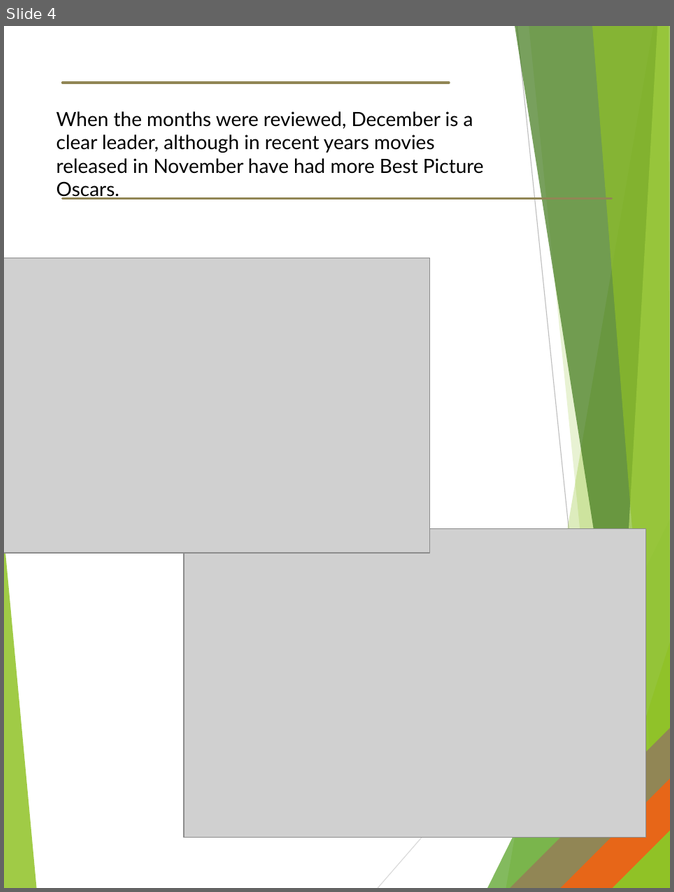
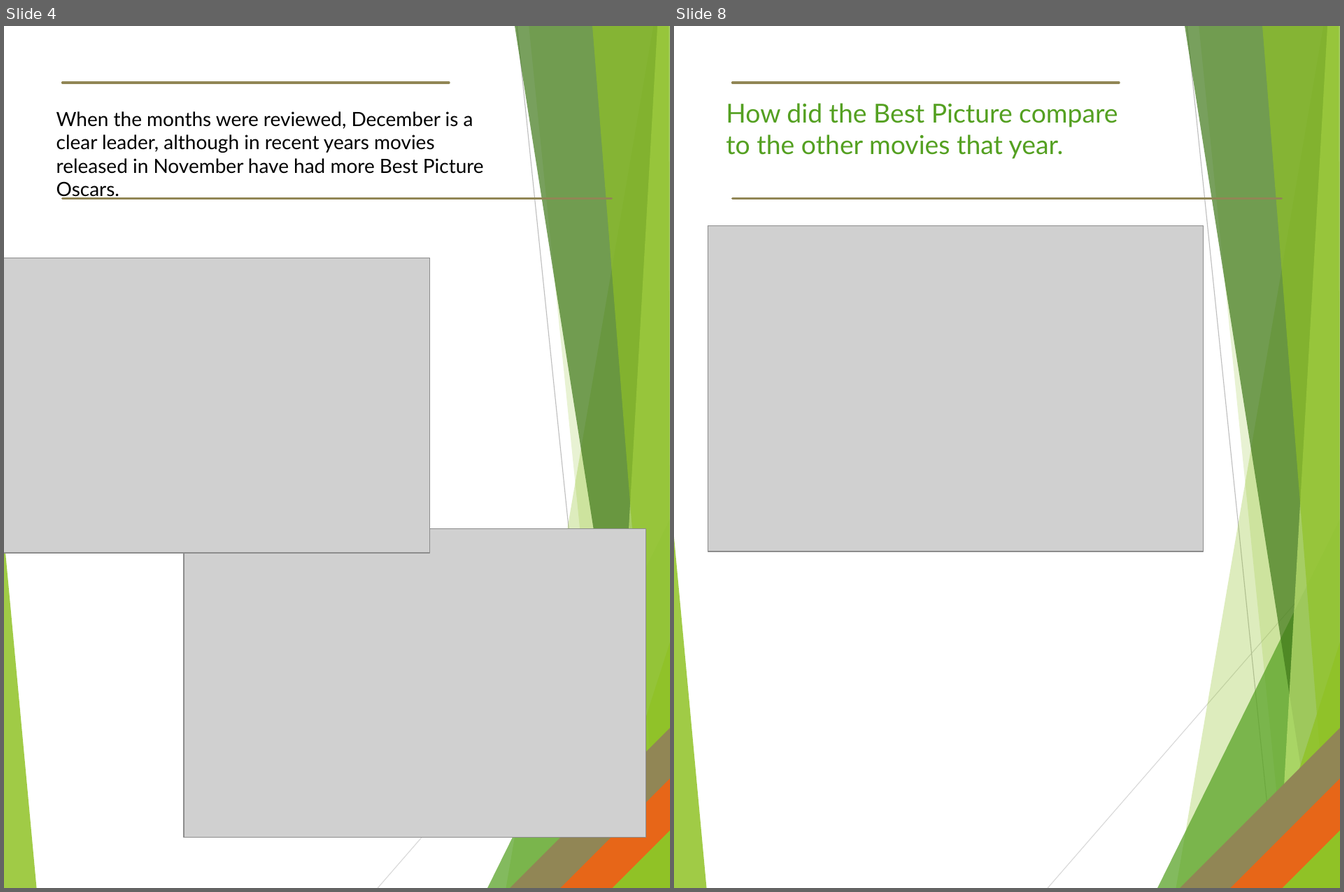
Before and after one commit to newton1021/project1, a slide deck: ANALYZING THE OSCARS.pptx. Shown side by side, each under a label of ours: slide 4 before the commit, slides 4 and 8 after it; the slides between them are not shown. The pictures are 674x892 and 1344x892 pixels, drawn with LibreOffice and Linux fonts; fonts in the diff are those of the drawing; grey boxes stand for pictures. Boxes give left, top, right and bottom in pixels: in the first picture for what was removed or moved away, otherwise in the second. Text is boxed around its words. In the diff, an @@ line names an element or a change of style, - is before the commit and + after.

```diff
--- a/ANALYZING THE OSCARS.pptx
+++ b/ANALYZING THE OSCARS.pptx
@@ slide 8 added at <box>674,26,1340,888</box>, background #FFFFFF; not listed: 15 template elements that a slide beside it also shows @@
@@ text added at <box>726,103,1118,159</box>, 24 pt, text #54A021 @@
+How did the Best Picture compare to the other movies that year.
@@ picture added at <box>708,226,1204,551</box> @@
```
Also in this commit, not shown: 3 other slides added, 3 other files.
